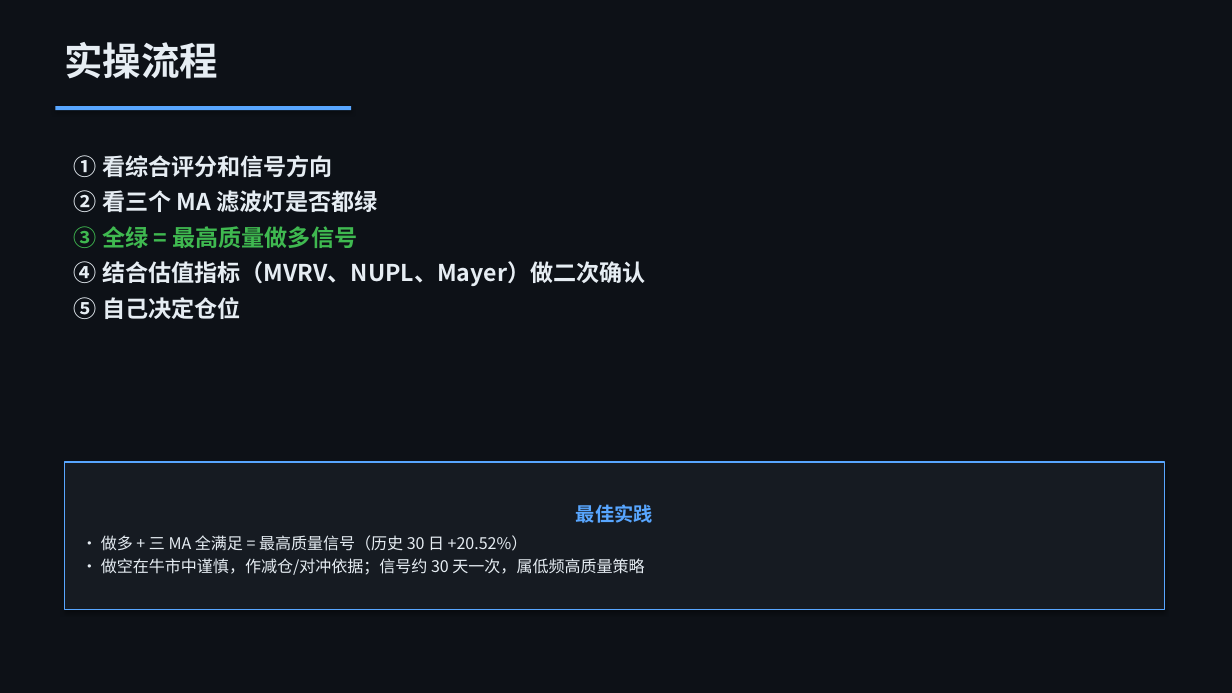
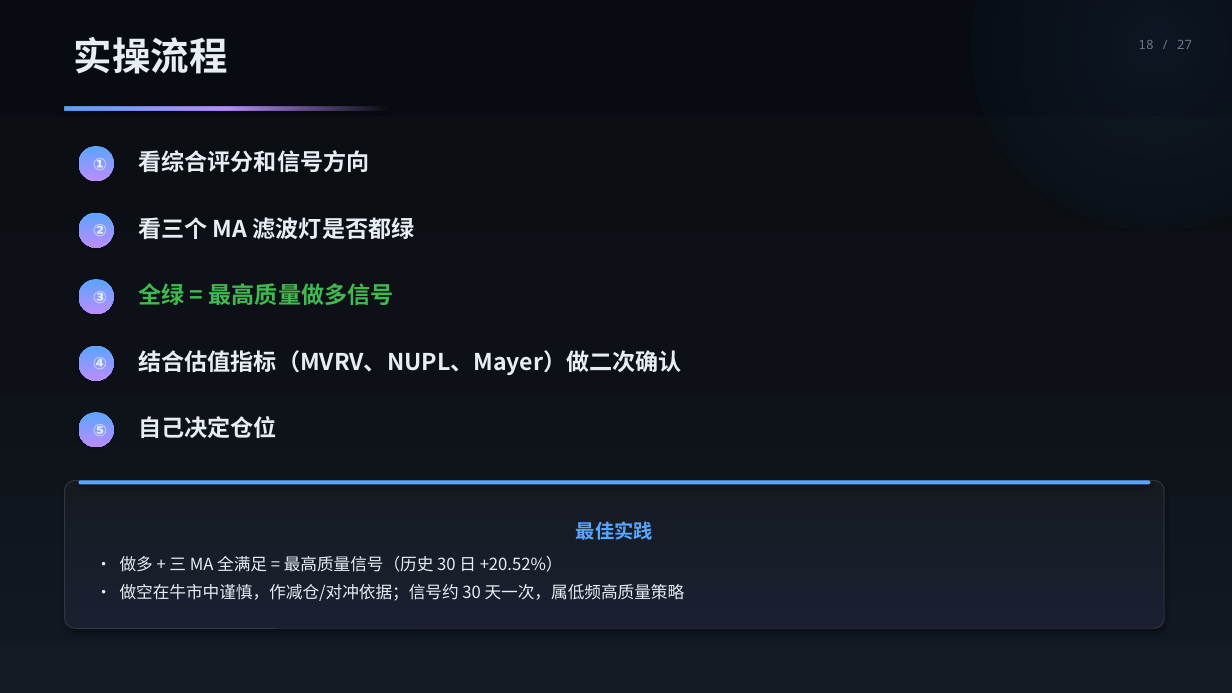
Before and after one commit to hhysteric/btc-momentum-pro, a slide deck: slide 18 of BTC_Momentum_演示.pptx. Drawn at 1232x693 pixels with LibreOffice and Linux fonts; fonts in the diff are those of the drawing. Boxes give left, top, right and bottom in pixels: in the first picture for what was removed or moved away, otherwise in the second. Text is boxed around its words. In the diff, an @@ line names an element or a change of style, - is before the commit and + after.

```diff
--- a/BTC_Momentum_演示.pptx
+++ b/BTC_Momentum_演示.pptx
@@ background #0D1117 to #FFFFFF @@
@@ text "实操流程": place and size @@
-text "实操流程" at (64,42,218,79)
+text "实操流程" at (74,37,228,74)
@@ ellipse added at (970,0,1232,231), fill gradient #58A6FF @@
@@ text added at (1138,40,1192,49), 10 pt, text #6E7681 @@
+18 / 27
@@ rectangle: place and size @@
-rectangle at (55,106,351,110)
+rectangle at (65,106,388,110)
@@ rectangle at (65,106,388,110): fill #58A6FF to gradient #58A6FF to #BC8CFF @@
@@ ellipse added at (79,146,114,181), fill gradient #58A6FF to #BC8CFF, 13 pt, text #E6EDF3, bold @@
+①
@@ text added at (138,150,369,172), 18 pt, text #E6EDF3, bold @@
+看综合评分和信号方向
@@ ellipse added at (79,213,114,248), fill gradient #58A6FF to #BC8CFF, 13 pt, text #E6EDF3, bold @@
+②
@@ text added at (138,217,415,239), 18 pt, text #E6EDF3, bold @@
+看三个 MA 滤波灯是否都绿
@@ ellipse added at (79,279,114,314), fill gradient #58A6FF to #BC8CFF, 13 pt, text #E6EDF3, bold @@
+③
@@ text added at (138,283,394,305), 18 pt, text #3FB950, bold @@
+全绿 = 最高质量做多信号
@@ ellipse added at (79,346,114,381), fill gradient #58A6FF to #BC8CFF, 13 pt, text #E6EDF3, bold @@
+④
@@ text at (138,350,682,375): text changed @@
-① 看综合评分和信号方向
-② 看三个 MA 滤波灯是否都绿
-③ 全绿 = 最高质量做多信号
-④ 结合估值指标（MVRV、NUPL、Mayer）做二次确认
-⑤ 自己决定仓位
+结合估值指标（MVRV、NUPL、Mayer）做二次确认
@@ ellipse added at (79,412,114,447), fill gradient #58A6FF to #BC8CFF, 13 pt, text #E6EDF3, bold @@
+⑤
@@ text added at (138,416,277,438), 18 pt, text #E6EDF3, bold @@
+自己决定仓位
@@ rounded rectangle "最佳实践": place and size @@
-rounded rectangle "最佳实践" at (65,462,1165,610)
+rounded rectangle "最佳实践" at (65,481,1165,628)
@@ rounded rectangle "最佳实践" at (65,481,1165,628): size 12.5 to 13 pt; more space between paragraphs; rectangle to rounded rectangle; fill #161B22 to gradient #161B22 to #1A2030; outline #58A6FF 1 pt to #30363D 0.75 pt; shadow changed @@
@@ rounded rectangle added at (79,481,1151,484), fill #58A6FF @@
```
Also in this commit, not shown: 26 other slides changed, 1 other file.
